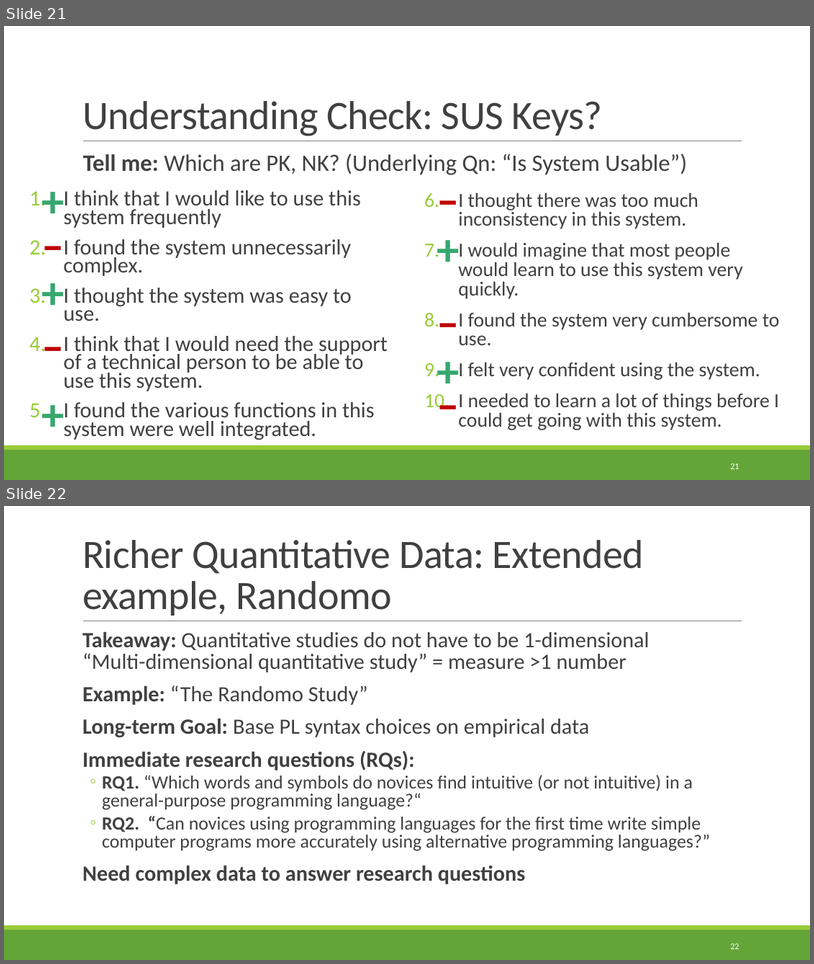
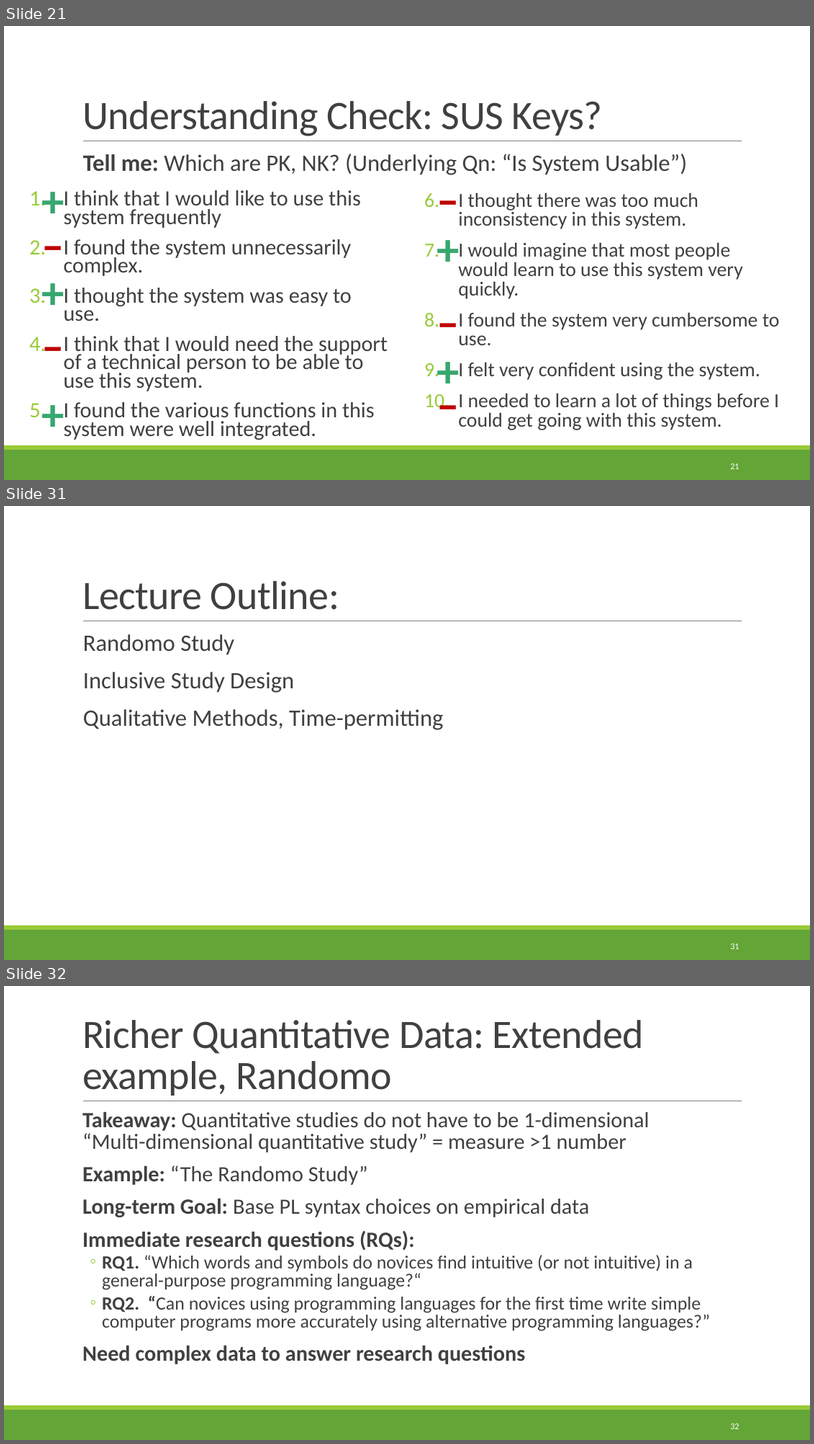
Before and after one commit to rbohrer/pl-course, a slide deck: LectureSlides/09Design2.pptx. Shown one above the other, each under a label of ours: slides 21 and 22 before the commit, slides 21, 31 and 32 after it; the slides between them are not shown. The pictures are 814x964 and 814x1444 pixels, drawn with LibreOffice and Linux fonts; fonts in the diff are those of the drawing. Boxes give left, top, right and bottom in pixels: in the first picture for what was removed or moved away, otherwise in the second. Text is boxed around its words. In the diff, an @@ line names an element or a change of style, - is before the commit and + after.

```diff
--- a/LectureSlides/09Design2.pptx
+++ b/LectureSlides/09Design2.pptx
@@ slide 31 added at [4, 506, 810, 960], background #FFFFFF; not listed: 3 template elements that a slide beside it also shows @@
@@ title added at [82, 581, 340, 610], 48 pt, text #404040 @@
+Lecture Outline:
@@ text added at [83, 634, 443, 730], 28 pt, text #404040 @@
+  Randomo Study
+  Inclusive Study Design
+  Qualitative Methods, Time-permitting
@@ page number added at [730, 943, 739, 949], 10.5 pt, text #FFFFFF @@
+31
@@ what was slide 22 is now slide 32 @@
@@ page number at [730, 1423, 739, 1429]: text changed @@
-22
+32
```
Also in this commit, not shown: 9 other slides added.
